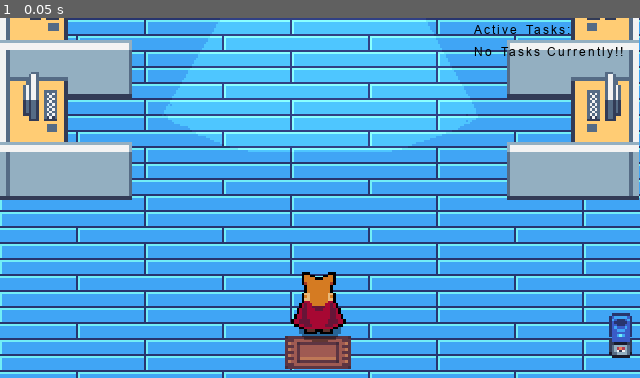
Above: before the commit, frame 1.
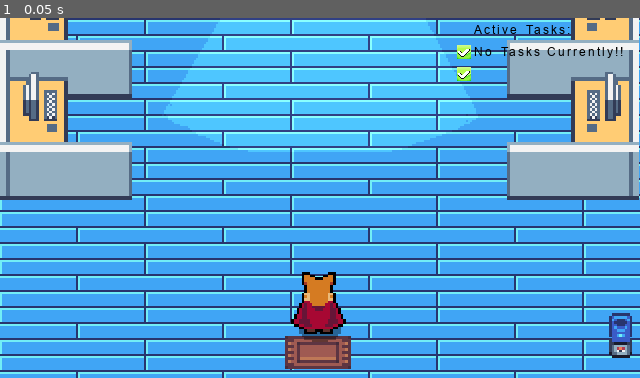
Above: after the commit, the same moment.

Repository: Jonak-Adipta-Kalita/JAK-Ultimate-Adventure-Game
Game: Godot game, scene res://Buildings/Interriors/LabInterrior/GroundFloor.tscn
The game is run twice, just before and just after one commit, with the same random seed, the same clock (stepped at 60 frames per second) and the same inputs. This scene is started directly instead of the project's main scene. Sound files missing from this copy of the repository are replaced by a short silence.
Inputs:
- Up to frame 1 (0.05 s): no input

The runs differ from the first frame. In frame 1, 0.2% of the frame differs, in the area x 71-74%, y 7-18%.

Commit message:
nice story!!

Diff:
--- a/Characters/Aiden.gd
+++ b/Characters/Aiden.gd
@@ -11,6 +11,7 @@
 		DataManager.ModifyData.aiden_data(1, false)
 
 	var aiden_data = DataManager.get_data()["aiden"]
+	var player_data = DataManager.get_data()["player"]
 
 	var phase: int = aiden_data["phase"]
 	var task_asked: bool = aiden_data["task_asked"]
@@ -21,9 +22,15 @@
 	elif phase == 2:
 		if not task_asked:
 			MessageBox.send_message("Can you do the following: 1) Kill 50 Bats, 2) Collect 100 ExP")
+			DataManager.ModifyData.aiden_data(2, true)
+		elif player_data["bats_killed"] >= 50 and player_data["exp"] >= 100.0:
+			MessageBox.send_message("Well Done!! You have completed your First Quest!!")
+			DataManager.ModifyData.aiden_data(3, false)
 		else:
 			MessageBox.send_message("Please complete the Tasks!!")
-		DataManager.ModifyData.aiden_data(2, true)
+			DataManager.ModifyData.aiden_data(2, true)
+	elif phase == 3:
+		pass
 
 func _on_Area2D_body_entered(_body):
 	can_interract = true
--- a/OtherScreens/ActiveTasks.gd
+++ b/OtherScreens/ActiveTasks.gd
@@ -2,6 +2,9 @@
 
 onready var task1 = $Tasks/Task1
 onready var task2 = $Tasks/Task2
+
+onready var doneTask1 = $TaskDone/DoneTask1
+onready var doneTask2 = $TaskDone/DoneTask2
 
 var can_be_viewed = false
 
@@ -20,6 +23,21 @@
 	var aiden_data = DataManager.get_data()["aiden"]
 
 	if aiden_data["phase"] == 2 and aiden_data["task_asked"] == true:
+		doneTask1.visible = false
+		doneTask2.visible = false
+		if player_data["bats_killed"] == 50:
+			doneTask1.visible = true
+		if player_data["exp"] == 100.0:
+			doneTask1.visible = true
+
+		if player_data["bats_killed"] >= 50 and player_data["exp"] >= 100.0:
+			doneTask1.visible = false
+			doneTask2.visible = false
+			task1.text = "Go back to Aiden!!"
+			task2.text = ""
+
+			return
+
 		task1.text = "1) %s" % "Kill %d/50 Bats" % player_data["bats_killed"]
 		task2.text = "2) %s" % "Collect %d/100 ExP" % player_data["exp"]
 	else:
--- a/OtherScreens/ActiveTasks.tscn
+++ b/OtherScreens/ActiveTasks.tscn
@@ -1,7 +1,8 @@
-[gd_scene load_steps=4 format=2]
+[gd_scene load_steps=5 format=2]
 
 [ext_resource path="res://OtherScreens/ActiveTasks.gd" type="Script" id=1]
 [ext_resource path="res://Fonts/Arial.TTF" type="DynamicFontData" id=2]
+[ext_resource path="res://UI/Tick.png" type="Texture" id=3]
 
 [sub_resource type="DynamicFont" id=1]
 size = 6
@@ -39,3 +40,17 @@
 margin_right = 320.0
 margin_bottom = 39.0
 custom_fonts/normal_font = SubResource( 1 )
+
+[node name="TaskDone" type="Control" parent="."]
+margin_right = 40.0
+margin_bottom = 40.0
+
+[node name="DoneTask1" type="Sprite" parent="TaskDone"]
+position = Vector2( 232, 17 )
+scale = Vector2( 0.5, 0.5 )
+texture = ExtResource( 3 )
+
+[node name="DoneTask2" type="Sprite" parent="TaskDone"]
+position = Vector2( 232, 28 )
+scale = Vector2( 0.5, 0.5 )
+texture = ExtResource( 3 )
Binary file added: UI/Tick.png
Not shown, added: UI/Tick.png.import
